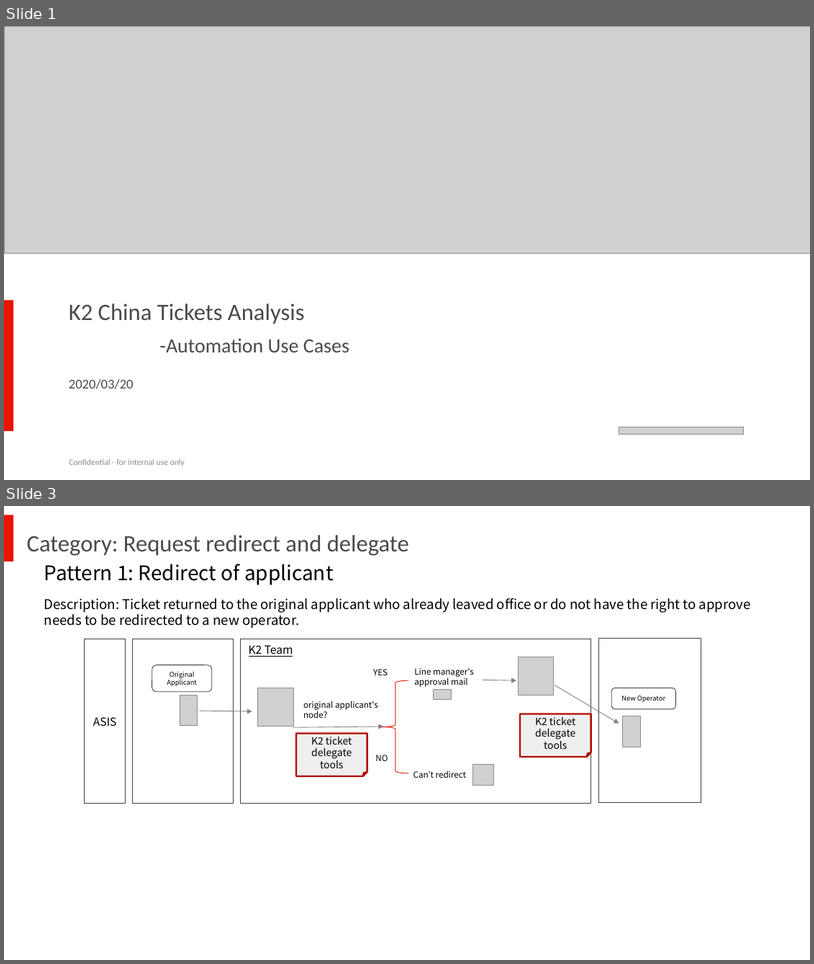
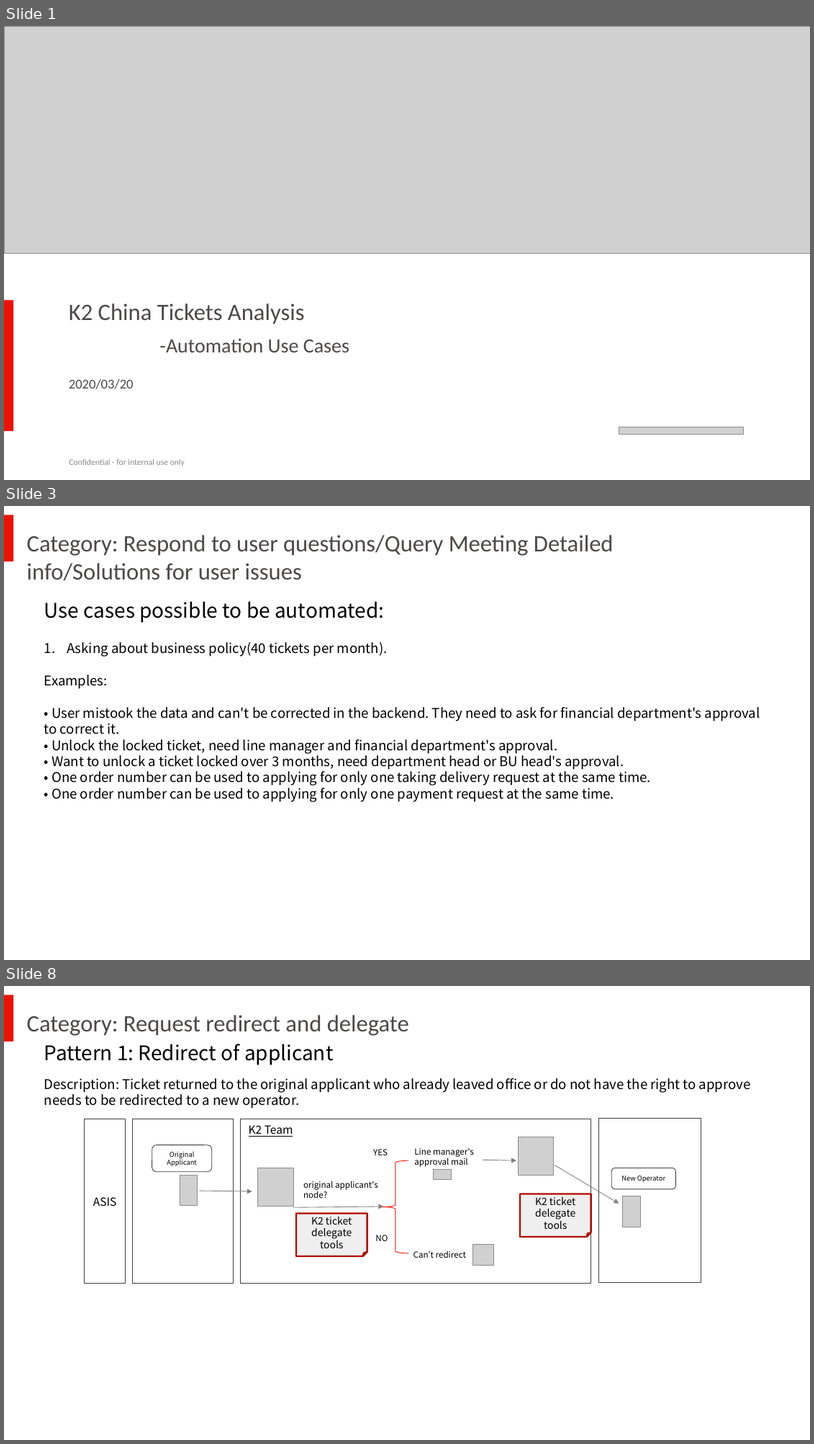
Before and after one commit to liliad1/takeda-doc, a slide deck: india/【K2 China】Automation UseCases-20200320-v0.5.pptx. Shown one above the other, each under a label of ours: slides 1 and 3 before the commit, slides 1, 3 and 8 after it; the slides between them are not shown. The pictures are 814x964 and 814x1444 pixels, drawn with LibreOffice and Linux fonts; fonts in the diff are those of the drawing; grey boxes stand for pictures; background and template pictures are left out. Boxes give left, top, right and bottom in pixels: in the first picture for what was removed or moved away, otherwise in the second. Text is boxed around its words. In the diff, an @@ line names an element or a change of style, - is before the commit and + after.

```diff
--- a/india/【K2 China】Automation UseCases-20200320-v0.5.pptx
+++ b/india/【K2 China】Automation UseCases-20200320-v0.5.pptx
@@ slide 3 added at (x1=4, y1=506, x2=810, y2=960), background #FFFFFF; not listed: 1 template element that a slide beside it also shows @@
@@ title added at (x1=27, y1=535, x2=614, y2=581), 28 pt, text #4C4948 @@
+Category: Respond to user questions/Query Meeting Detailed info/Solutions for user issues
@@ text added at (x1=44, y1=601, x2=384, y2=623), 24 pt, text #000000 @@
+Use cases possible to be automated:
@@ text added at (x1=44, y1=642, x2=761, y2=802), 16 pt, text #000000 @@
+1. Asking about business policy(40 tickets per month).
+Examples:
+• User mistook the data and can't be corrected in the backend. They need to ask for financial department's approval to correct it.
+• Unlock the locked ticket, need line manager and financial department's approval.
+• Want to unlock a ticket locked over 3 months, need department head or BU head's approval.
+• One order number can be used to applying for only one taking delivery request at the same time.
+• One order number can be used to applying for only one payment request at the same time.
@@ what was slide 3 is now slide 8 @@
```
Also in this commit, not shown: 1 slide changed, 4 other slides added, 2 other files.
